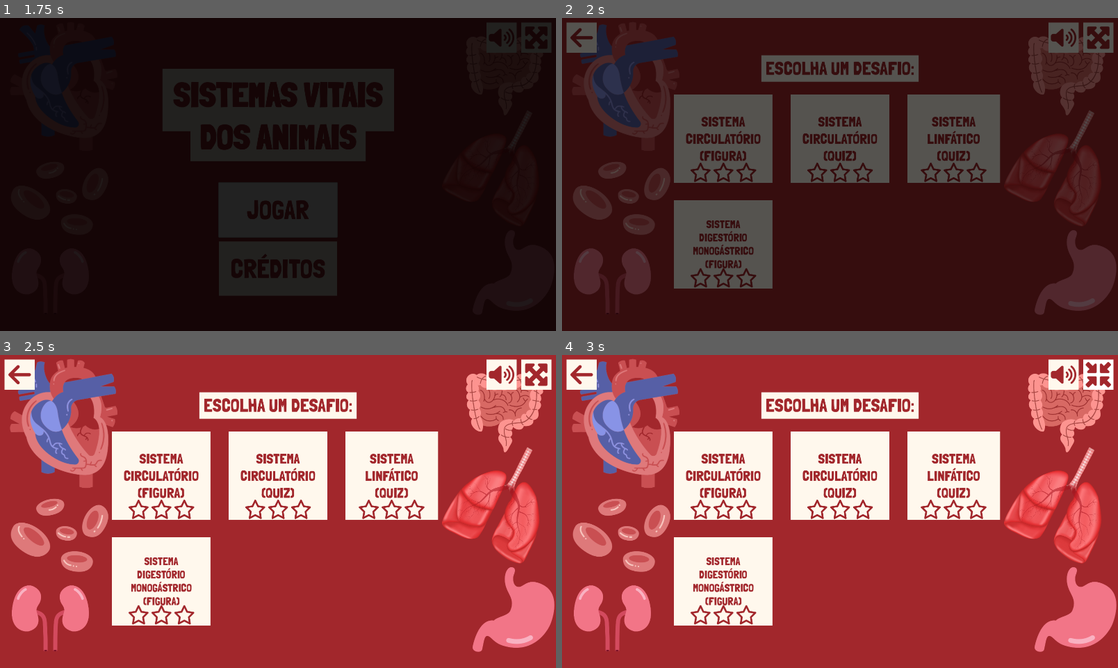
Above: before the commit, frames 1-4 (two rows, left to right).
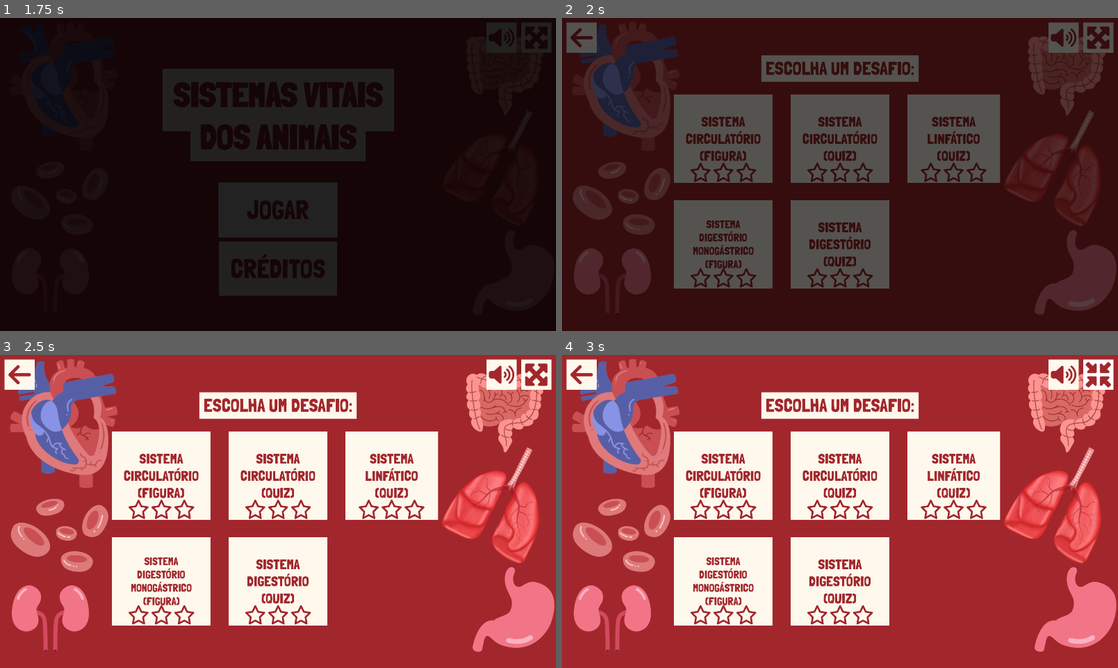
Above: after the commit, the same moments.

Repository: telmotrooper/vet-game
Game: Godot game, scene res://main.tscn
The game is run twice, just before and just after one commit, with the same random seed, the same clock (stepped at 60 frames per second) and the same inputs.
Inputs (mouse positions are in pixels of both pictures, inside the frame that each line leads up to):
- Up to frame 1 (1.75 s): tap Enter at 0.5 s; move the mouse to (400, 158) at 0.52 s; click "JOGAR" at 1.25 s
- Up to frame 2 (2 s): no input
- Up to frame 3 (2.5 s): click (278, 580) at 2 s, where only the run after the commit has a clickable "SISTEMA DIGESTÓRIO (QUIZ)"
- Up to frame 4 (3 s): click (1095, 373) at 2.75 s

Frame 1 is identical in both runs. In frame 2, 4.4% of the frame differs, in the area x 41-59%, y 58-87%; in frame 3, 4.5%; in frame 4, 4.5%.

Commit message:
added new level to 'level selection'

Diff:
--- a/levels/digestive_system/digestive_system.tscn
+++ b/levels/digestive_system_level/digestive_system_level.tscn
@@ -1,18 +1,18 @@
 [gd_scene load_steps=15 format=3 uid="uid://cdrp2wq70xsfv"]
 
-[ext_resource type="Script" path="res://levels/quiz_level.gd" id="1_2g2uy"]
-[ext_resource type="Script" path="res://levels/question.gd" id="2_ao1uf"]
-[ext_resource type="Resource" uid="uid://bd645lvhh4502" path="res://levels/digestive_system/questions/e_uma_importante_area.tres" id="3_8n3fs"]
-[ext_resource type="Resource" uid="uid://dx1ufr2p8nx6w" path="res://levels/digestive_system/questions/quais_animais_abaixo.tres" id="4_a8pcn"]
-[ext_resource type="Resource" uid="uid://dp2orvsab1q5w" path="res://levels/digestive_system/questions/quais_sao_os_4.tres" id="5_b43f5"]
-[ext_resource type="Resource" uid="uid://elegheiebr0e" path="res://levels/digestive_system/questions/qual_a_formula.tres" id="6_dsn0t"]
-[ext_resource type="Resource" uid="uid://d2iinfu4cffl5" path="res://levels/digestive_system/questions/qual_o_trajeto.tres" id="7_g023d"]
-[ext_resource type="StyleBox" uid="uid://dsatbvn64tsnd" path="res://ui/correct_answer_styles.tres" id="8_yblsd"]
-[ext_resource type="StyleBox" uid="uid://bvjsvoeb6x5is" path="res://ui/wrong_answer_styles.tres" id="9_g8xjs"]
-[ext_resource type="PackedScene" uid="uid://cwsj1bfgbxsnk" path="res://pink_background.tscn" id="10_jtvkf"]
-[ext_resource type="PackedScene" uid="uid://dwesfoxx58stl" path="res://ui/top_buttons.tscn" id="11_2fr45"]
-[ext_resource type="PackedScene" uid="uid://wnlhcjcm0qc" path="res://ui/victory_panel/victory_panel.tscn" id="12_uop65"]
-[ext_resource type="Script" path="res://levels/answer.gd" id="13_vpfl8"]
+[ext_resource type="Script" path="res://levels/quiz_level.gd" id="1_w8ony"]
+[ext_resource type="Script" path="res://levels/question.gd" id="2_fhkqp"]
+[ext_resource type="Resource" uid="uid://bd645lvhh4502" path="res://levels/digestive_system_level/questions/e_uma_importante_area.tres" id="3_n7q0w"]
+[ext_resource type="Resource" uid="uid://dx1ufr2p8nx6w" path="res://levels/digestive_system_level/questions/quais_animais_abaixo.tres" id="4_ivnt7"]
+[ext_resource type="Resource" uid="uid://dp2orvsab1q5w" path="res://levels/digestive_system_level/questions/quais_sao_os_4.tres" id="5_pcu8x"]
+[ext_resource type="Resource" uid="uid://elegheiebr0e" path="res://levels/digestive_system_level/questions/qual_a_formula.tres" id="6_pohil"]
+[ext_resource type="Resource" uid="uid://d2iinfu4cffl5" path="res://levels/digestive_system_level/questions/qual_o_trajeto.tres" id="7_3pduq"]
+[ext_resource type="StyleBox" uid="uid://dsatbvn64tsnd" path="res://ui/correct_answer_styles.tres" id="8_2wtvi"]
+[ext_resource type="StyleBox" uid="uid://bvjsvoeb6x5is" path="res://ui/wrong_answer_styles.tres" id="9_3tw03"]
+[ext_resource type="PackedScene" uid="uid://cwsj1bfgbxsnk" path="res://pink_background.tscn" id="10_ao27d"]
+[ext_resource type="PackedScene" uid="uid://dwesfoxx58stl" path="res://ui/top_buttons.tscn" id="11_ecfxn"]
+[ext_resource type="PackedScene" uid="uid://wnlhcjcm0qc" path="res://ui/victory_panel/victory_panel.tscn" id="12_ulfyr"]
+[ext_resource type="Script" path="res://levels/answer.gd" id="13_c3tkw"]
 
 [sub_resource type="LabelSettings" id="LabelSettings_hcqab"]
 font_size = 64
@@ -27,17 +27,17 @@
 grow_horizontal = 2
 grow_vertical = 2
 mouse_filter = 2
-script = ExtResource("1_2g2uy")
-questions = Array[ExtResource("2_ao1uf")]([ExtResource("3_8n3fs"), ExtResource("4_a8pcn"), ExtResource("5_b43f5"), ExtResource("6_dsn0t"), ExtResource("7_g023d")])
-correct_answer = ExtResource("8_yblsd")
-wrong_answer = ExtResource("9_g8xjs")
+script = ExtResource("1_w8ony")
+questions = Array[ExtResource("2_fhkqp")]([ExtResource("3_n7q0w"), ExtResource("4_ivnt7"), ExtResource("5_pcu8x"), ExtResource("6_pohil"), ExtResource("7_3pduq")])
+correct_answer = ExtResource("8_2wtvi")
+wrong_answer = ExtResource("9_3tw03")
 
 [node name="Background" type="CanvasLayer" parent="."]
 layer = -2
 
-[node name="PinkBackground" parent="Background" instance=ExtResource("10_jtvkf")]
+[node name="PinkBackground" parent="Background" instance=ExtResource("10_ao27d")]
 
-[node name="TopButtons" parent="Background" instance=ExtResource("11_2fr45")]
+[node name="TopButtons" parent="Background" instance=ExtResource("11_ecfxn")]
 
 [node name="ScoreBackground" type="ColorRect" parent="Background"]
 anchors_preset = 5
--- a/title_screen/level_selection.tscn
+++ b/title_screen/level_selection.tscn
@@ -159,3 +159,29 @@
 offset_left = -116.5
 offset_right = 116.5
 metadata/_edit_lock_ = true
+
+[node name="MonogastricDigestiveSystemFigureButton3" type="Button" parent="."]
+layout_mode = 1
+anchors_preset = 8
+anchor_left = 0.5
+anchor_top = 0.5
+anchor_right = 0.5
+anchor_bottom = 0.5
+offset_left = -170.0
+offset_top = 88.0
+offset_right = 170.0
+offset_bottom = 394.0
+grow_horizontal = 2
+grow_vertical = 2
+text = "SISTEMA
+DIGESTÓRIO
+(QUIZ)"
+expand_icon = true
+script = ExtResource("3_3mfj4")
+target_scene = "res://levels/digestive_system_level/digestive_system_level.tscn"
+
+[node name="LevelStarCounter" parent="MonogastricDigestiveSystemFigureButton3" instance=ExtResource("4_me8dp")]
+layout_mode = 1
+offset_left = -116.5
+offset_right = 116.5
+metadata/_edit_lock_ = true
Not shown: 2 places in levels/digestive_system_level/digestive_system_level.tscn that only renumber resources
Renamed: levels/digestive_system/questions/e_uma_importante_area.tres -> levels/digestive_system_level/questions/e_uma_importante_area.tres
Renamed: levels/digestive_system/questions/quais_animais_abaixo.tres -> levels/digestive_system_level/questions/quais_animais_abaixo.tres
Renamed: levels/digestive_system/questions/quais_sao_os_4.tres -> levels/digestive_system_level/questions/quais_sao_os_4.tres
Renamed: levels/digestive_system/questions/qual_a_formula.tres -> levels/digestive_system_level/questions/qual_a_formula.tres
Renamed: levels/digestive_system/questions/qual_o_trajeto.tres -> levels/digestive_system_level/questions/qual_o_trajeto.tres
